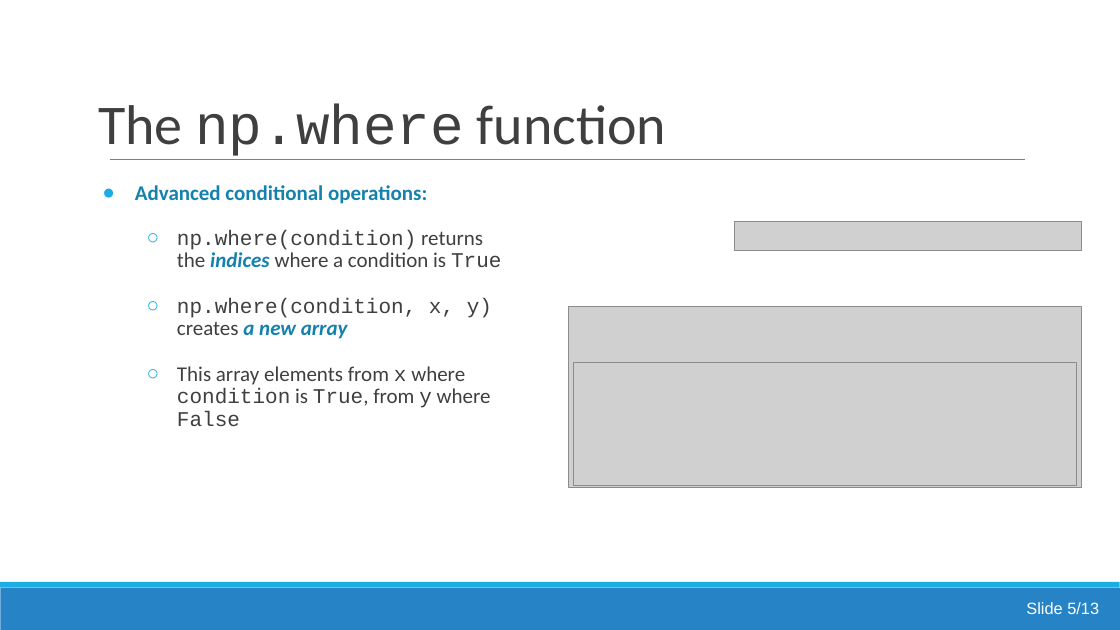
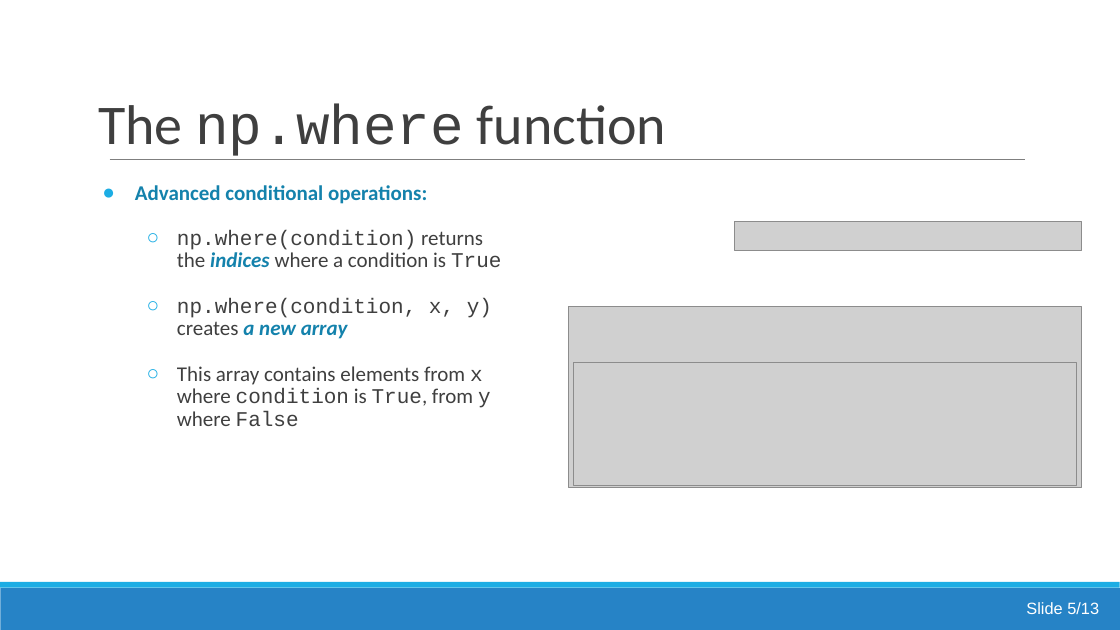
Before and after one commit to jsmartinstats/SCIF10002-2026, a slide deck: slide 39 of 08/Lecture7_working_with_numpy_arrays.pptx. Drawn at 1120x630 pixels with LibreOffice and Linux fonts; fonts in the diff are those of the drawing; grey boxes stand for pictures. Boxes give left, top, right and bottom in pixels: in the first picture for what was removed or moved away, otherwise in the second. Text is boxed around its words. In the diff, an @@ line names an element or a change of style, - is before the commit and + after.

```diff
--- a/08/Lecture7_working_with_numpy_arrays.pptx
+++ b/08/Lecture7_working_with_numpy_arrays.pptx
@@ text at (177, 366, 491, 426): text changed @@
-  ○ This array elements from x where condition is True, from y where False
+  ○ This array contains elements from x where condition is True, from y where False
```
Also in this commit, not shown: 6 other slides changed, 1 slide added, 1 slide removed.
